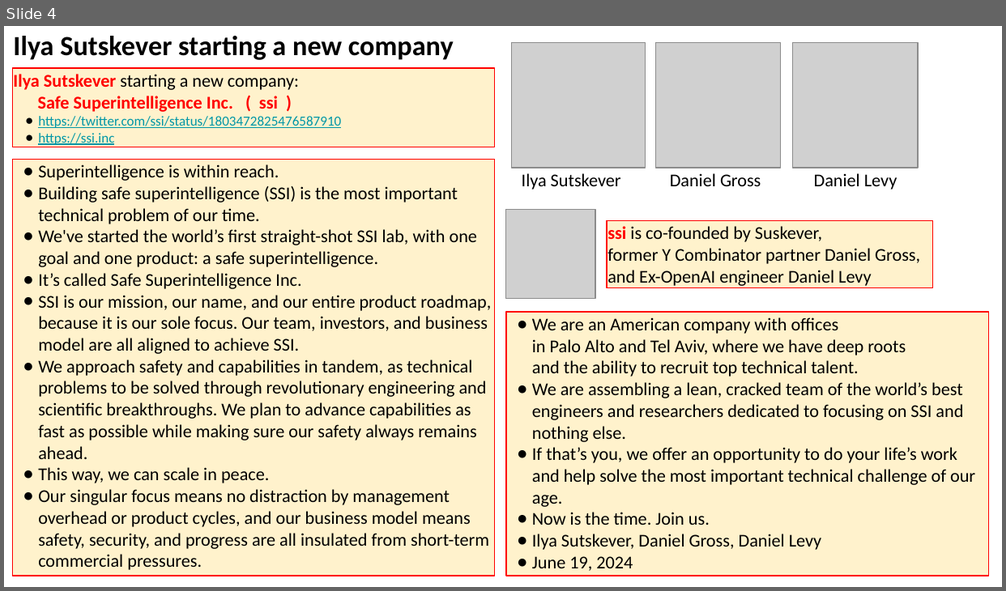
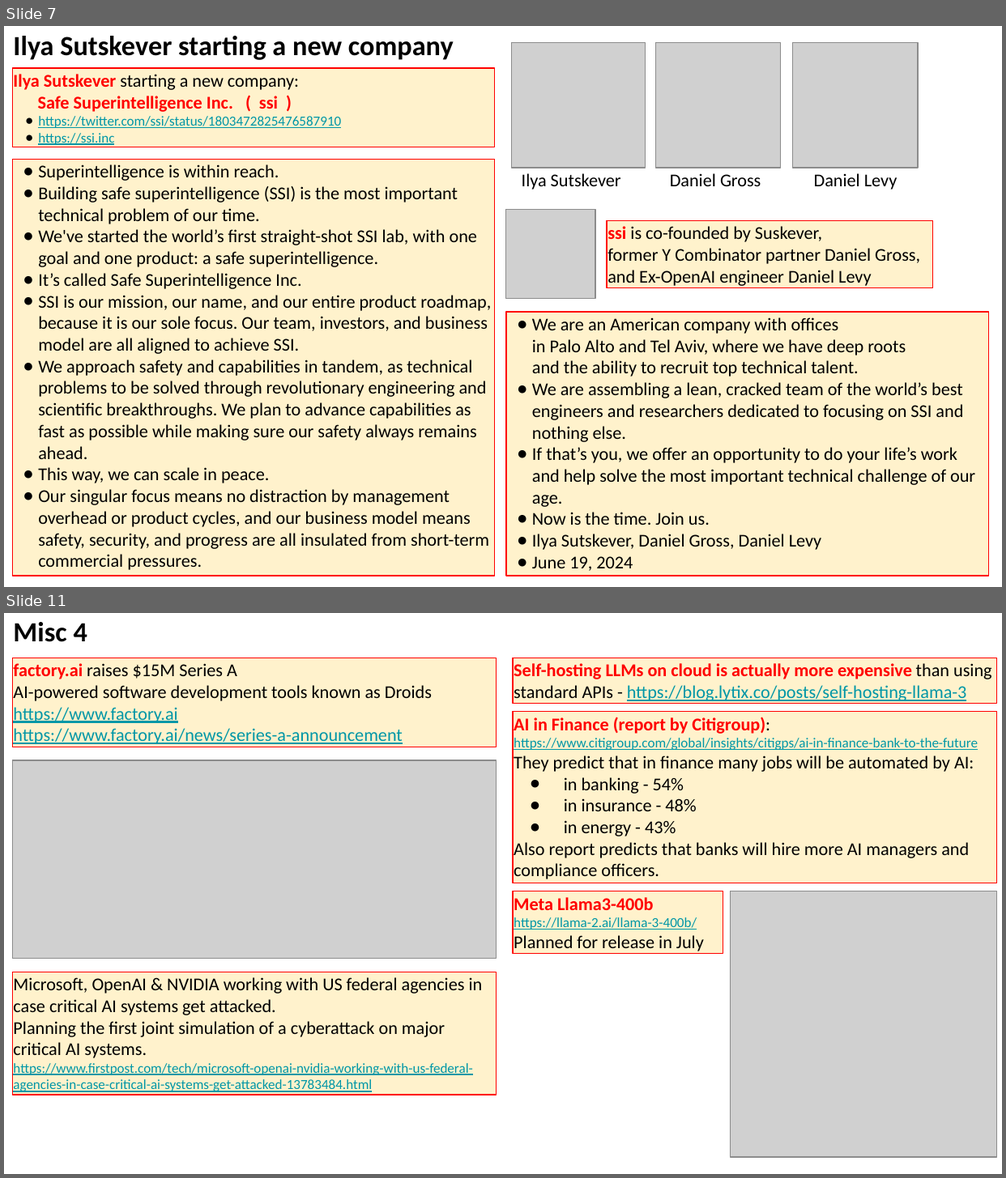
Before and after one commit to lselector/seminar, a slide deck: 2024/2024-06-21-AI-Updates.pptx. Shown one above the other, each under a label of ours: slide 4 before the commit, slides 7 and 11 after it; the slides between them are not shown. The pictures are 1006x591 and 1006x1178 pixels, drawn with LibreOffice and Linux fonts; fonts in the diff are those of the drawing; grey boxes stand for pictures. Boxes give left, top, right and bottom in pixels: in the first picture for what was removed or moved away, otherwise in the second. Text is boxed around its words. In the diff, an @@ line names an element or a change of style, - is before the commit and + after.

```diff
--- a/2024/2024-06-21-AI-Updates.pptx
+++ b/2024/2024-06-21-AI-Updates.pptx
@@ slide 11 added at (x1=4, y1=613, x2=1002, y2=1174), background #FFFFFF @@
@@ text added at (x1=13, y1=622, x2=87, y2=642), 20 pt, text #000000, bold @@
+Misc 4
@@ rectangle added at (x1=12, y1=658, x2=496, y2=747), fill #FFF2CC, outline #FF0000 0.75 pt, 13 pt, text #0097A7 @@
+factory.ai raises $15M Series A
+AI-powered software development tools known as Droids
+https://www.factory.ai
+https://www.factory.ai/news/series-a-announcement
@@ rectangle added at (x1=513, y1=658, x2=997, y2=704), fill #FFF2CC, outline #FF0000 0.75 pt, 13 pt, text #0097A7 @@
+Self-hosting LLMs on cloud is actually more expensive than using standard APIs - https://blog.lytix.co/posts/self-hosting-llama-3
@@ rectangle added at (x1=513, y1=712, x2=997, y2=884), fill #FFF2CC, outline #FF0000 0.75 pt, 13 pt, text #000000 @@
+AI in Finance (report by Citigroup):
+https://www.citigroup.com/global/insights/citigps/ai-in-finance-bank-to-the-future
+They predict that in finance many jobs will be automated by AI:
+● in banking - 54%
+● in insurance - 48%
+● in energy - 43%
+Also report predicts that banks will hire more AI managers and compliance officers.
@@ picture added at (x1=12, y1=760, x2=496, y2=960) @@
@@ rectangle added at (x1=513, y1=892, x2=723, y2=954), fill #FFF2CC, outline #FF0000 0.75 pt, 13 pt, text #0097A7 @@
+Meta Llama3-400b
+https://llama-2.ai/llama-3-400b/
+Planned for release in July
@@ picture added at (x1=731, y1=892, x2=997, y2=1158) @@
@@ rectangle added at (x1=12, y1=973, x2=496, y2=1095), fill #FFF2CC, outline #FF0000 0.75 pt, 13 pt, text #000000 @@
+Microsoft, OpenAI & NVIDIA working with US federal agencies in case critical AI systems get attacked.
+Planning the first joint simulation of a cyberattack on major critical AI systems.
+https://www.firstpost.com/tech/microsoft-openai-nvidia-working-with-us-federal-agencies-in-case-critical-ai-systems-get-attacked-13783484.html
@@ what was slide 4 is now slide 7 @@
```
Also in this commit, not shown: 5 slides changed, 4 other slides added, 1 slide removed.
